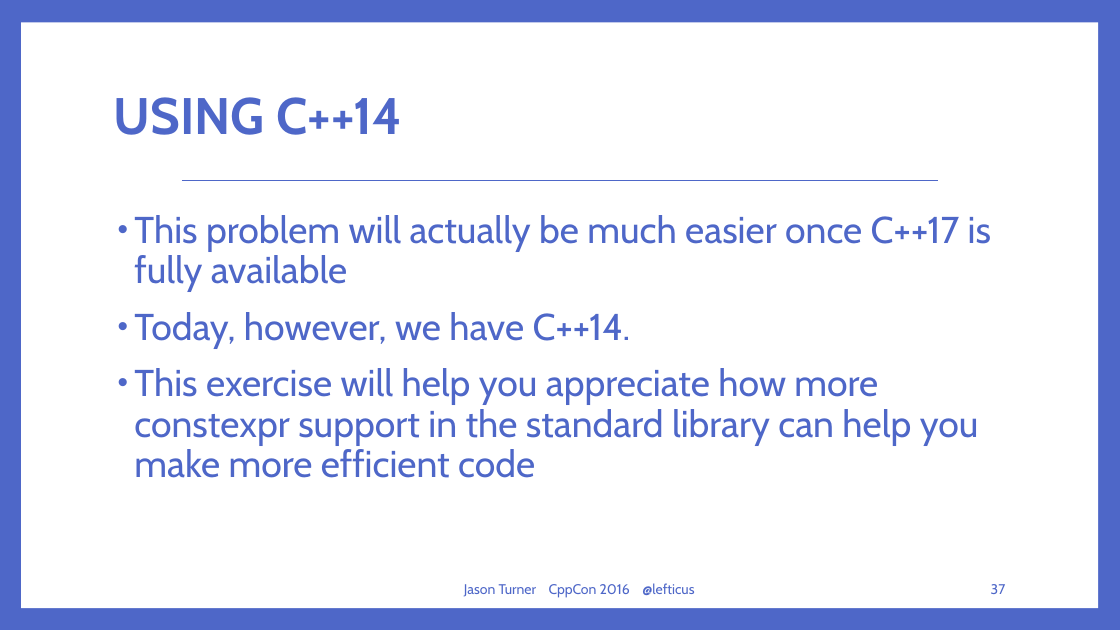
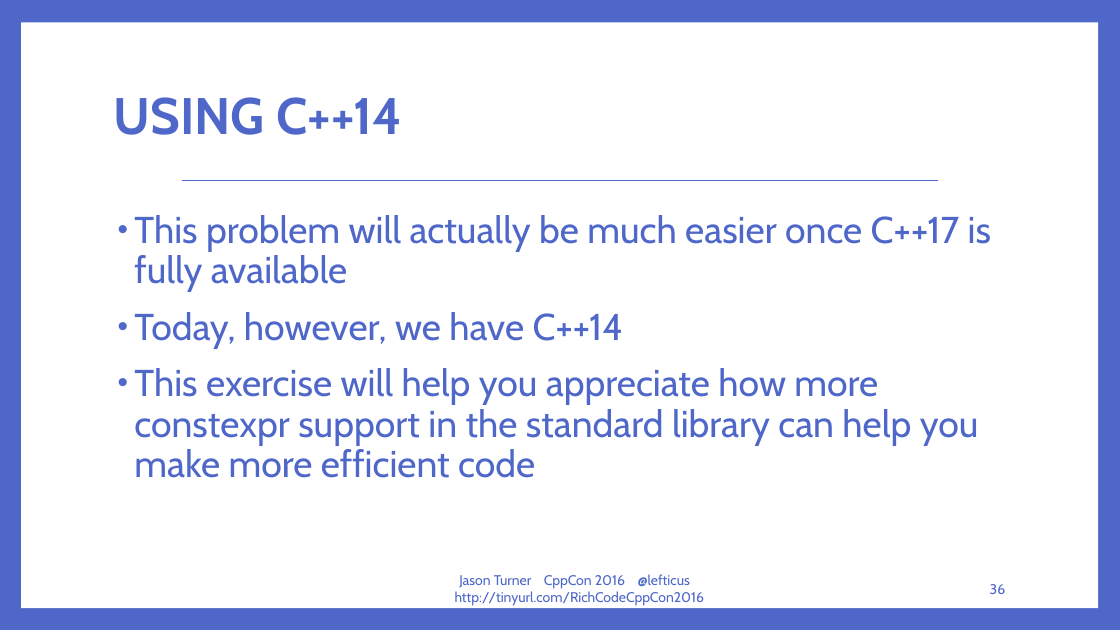
Before and after one commit to lefticus/presentations, a slide deck: slide 36 of RichCodeForTinyMachines/Rich Code For Tiny Computers.pptx (slide 37 before the commit). Drawn at 1120x630 pixels with LibreOffice and Linux fonts; fonts in the diff are those of the drawing. Boxes give left, top, right and bottom in pixels: in the first picture for what was removed or moved away, otherwise in the second. Text is boxed around its words. In the diff, an @@ line names an element or a change of style, - is before the commit and + after.

```diff
--- a/RichCodeForTinyMachines/Rich Code For Tiny Computers.pptx
+++ b/RichCodeForTinyMachines/Rich Code For Tiny Computers.pptx
@@ text at [134, 312, 624, 348]: text changed @@
-• Today, however, we have C++14.
+• Today, however, we have C++14
@@ text at [455, 574, 705, 606]: text changed @@
-Jason Turner CppCon 2016 @lefticus
+Jason Turner CppCon 2016 @lefticus http://tinyurl.com/RichCodeCppCon2016
@@ page number at [990, 584, 1006, 594]: text changed @@
-37
+36
```
Also in this commit, not shown: 68 other slides changed, 1 slide added, 1 other file.
